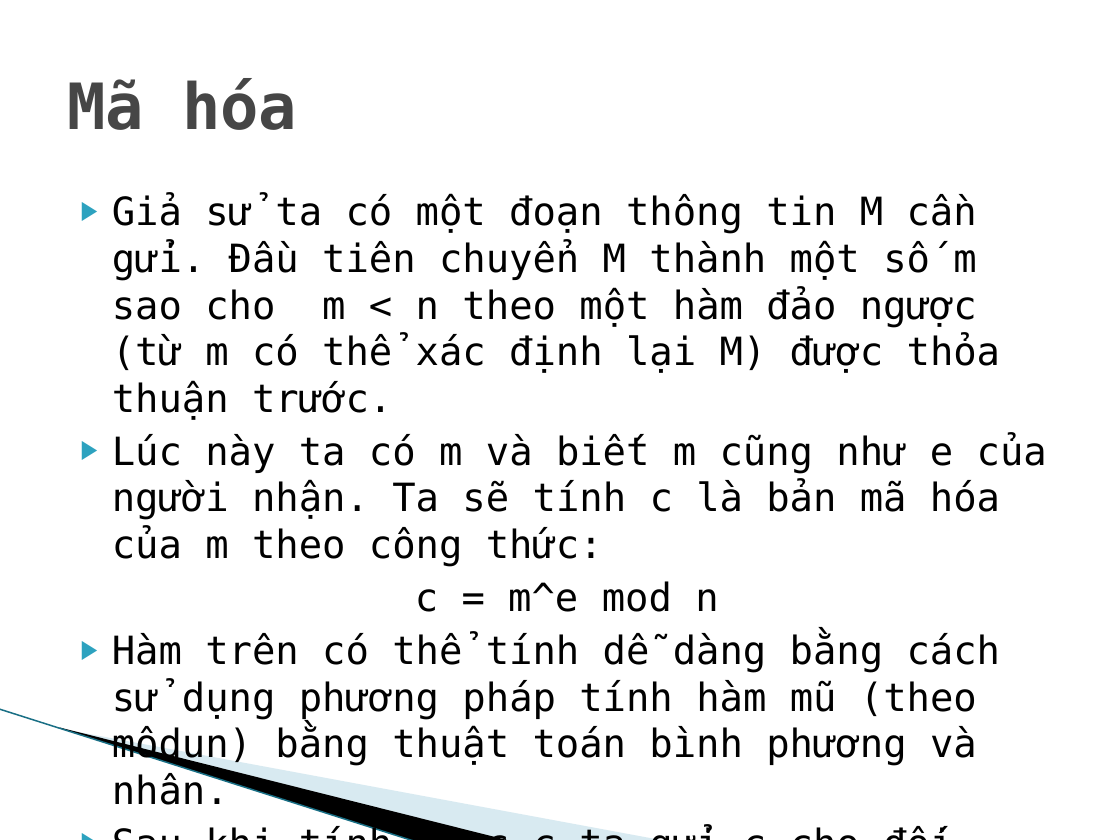
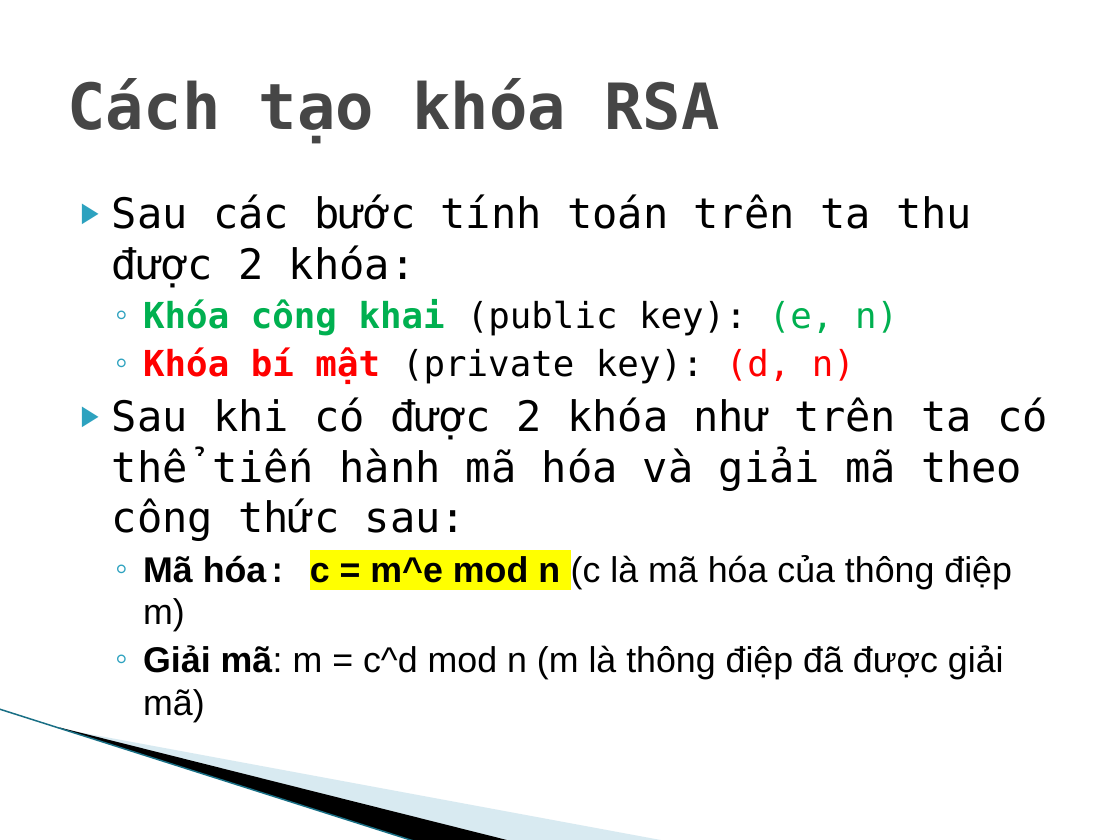
Before and after one commit to datnmdev/RSA-ATVBMTT, a slide deck: slide 8 of ATVBMHTTT.pptx (slide 14 before the commit). Drawn at 1120x840 pixels with LibreOffice and Linux fonts; fonts in the diff are those of the drawing; background and template pictures are left out. Boxes give left, top, right and bottom in pixels: in the first picture for what was removed or moved away, otherwise in the second. Text is boxed around its words. In the diff, an @@ line names an element or a change of style, - is before the commit and + after.

```diff
--- a/ATVBMHTTT.pptx
+++ b/ATVBMHTTT.pptx
@@ title at box(67, 78, 719, 142): text changed @@
-Mã hóa
+Cách tạo khóa RSA
@@ text at box(112, 194, 1048, 722): text changed; size 25 to 23 pt @@
-▶ Giả sử ta có một đoạn thông tin M cần gửi. Đầu tiên chuyển M thành một số m sao cho m < n theo một hàm đảo ngược (từ m có thể xác định lại M) được thỏa thuận trước.
-▶ Lúc này ta có m và biết m cũng như e của người nhận. Ta sẽ tính c là bản mã hóa của m theo công thức:
-c = m^e mod n
-▶ Hàm trên có thể tính dễ dàng bằng cách sử dụng phương pháp tính hàm mũ (theo môdun) bằng thuật toán bình phương và nhân.
-▶ Sau khi tính được c ta gửi c cho đối tác.
+▶ Sau các bước tính toán trên ta thu được 2 khóa:
+  ◦ Khóa công khai (public key): (e, n)
+  ◦ Khóa bí mật (private key): (d, n)
+▶ Sau khi có được 2 khóa như trên ta có thể tiến hành mã hóa và giải mã theo công thức sau:
+  ◦ Mã hóa: c = m^e mod n (c là mã hóa của thông điệp m)
+  ◦ Giải mã: m = c^d mod n (m là thông điệp đã được giải mã)
```
Also in this commit, not shown: 8 other slides changed, 13 slides added, 8 slides removed, 12 other files.
